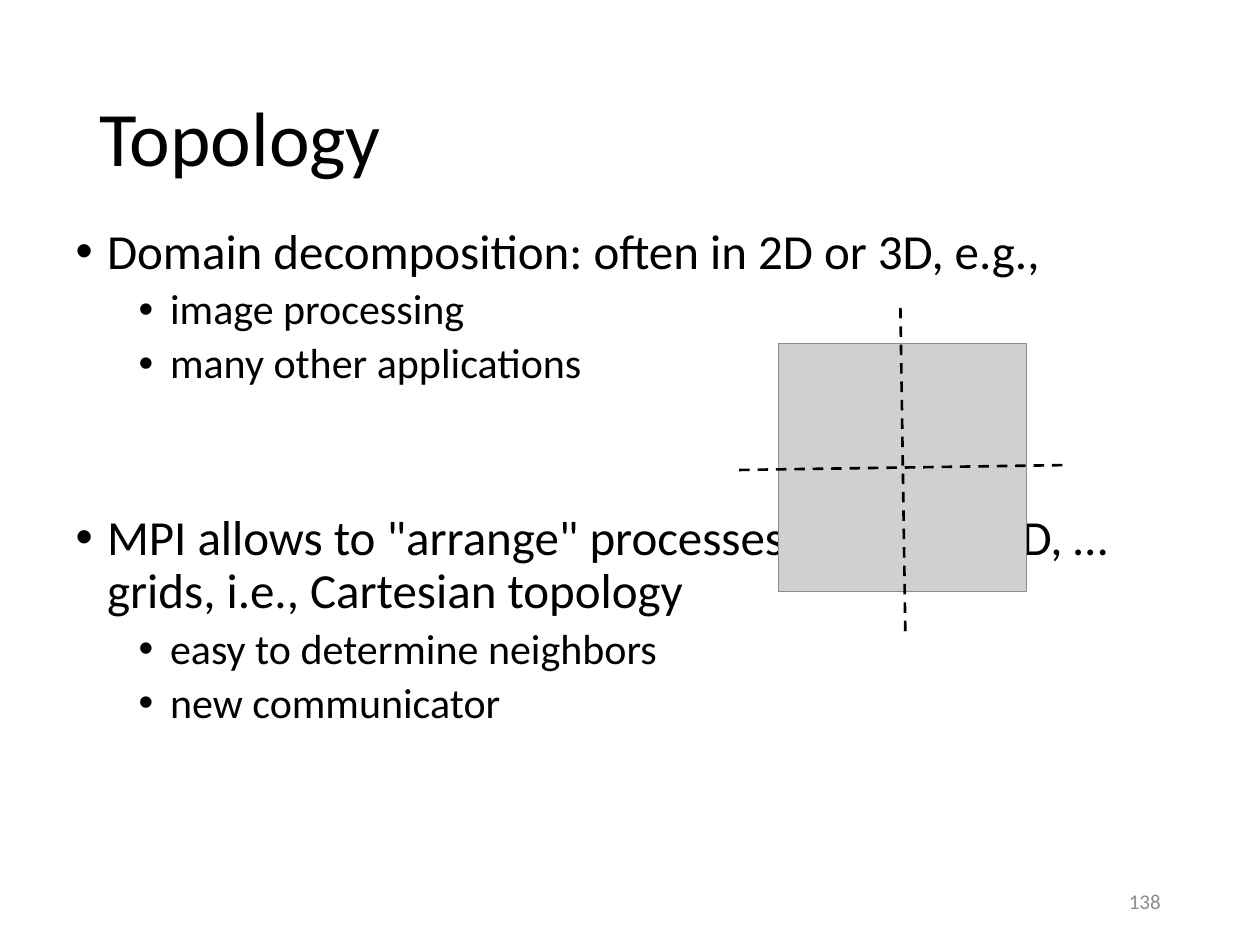
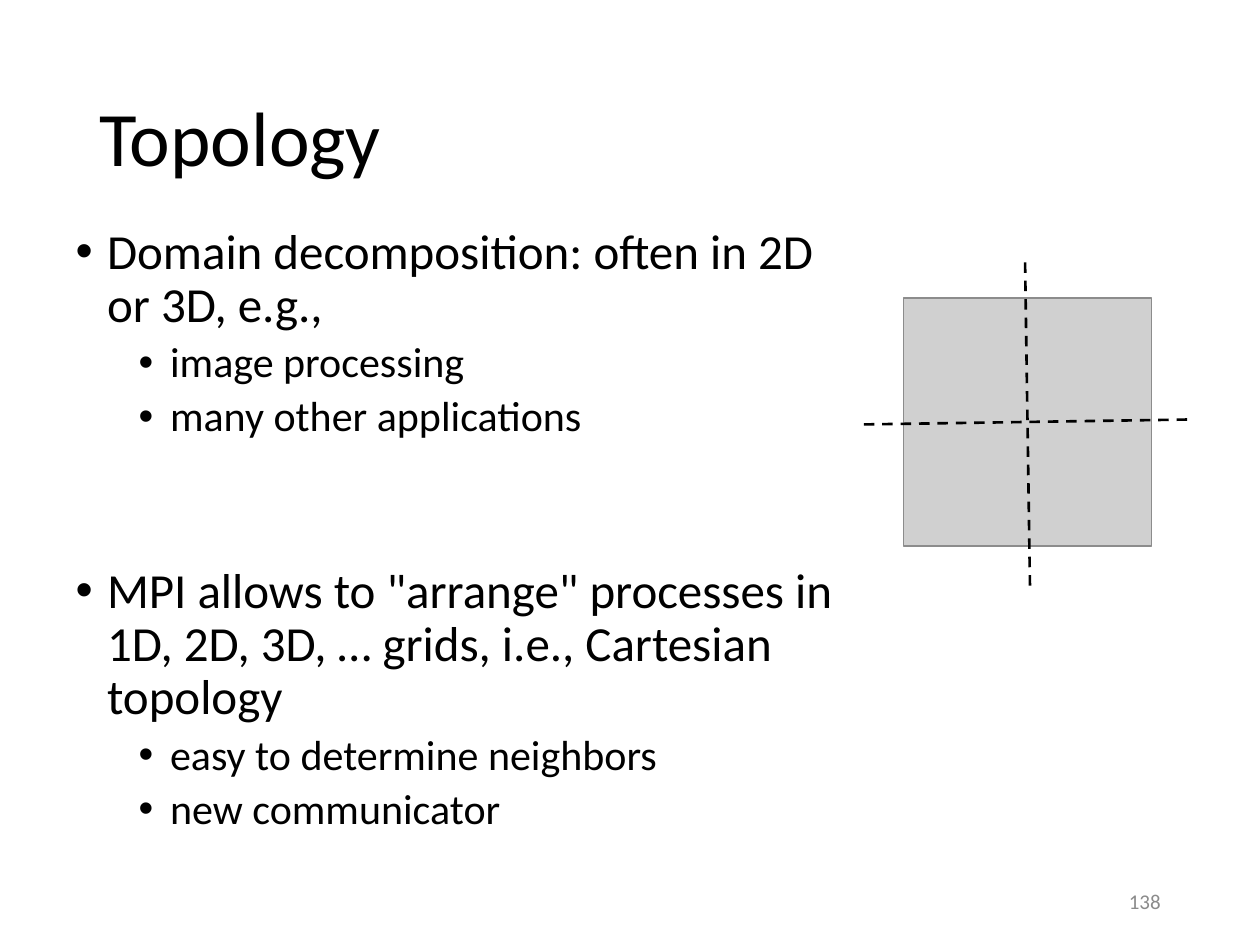
Before and after one commit to gjbex/training-material, a slide deck: slide 138 of Python/python_hpc.pptx. Drawn at 1260x945 pixels with LibreOffice and Linux fonts; fonts in the diff are those of the drawing; grey boxes stand for pictures. Boxes give left, top, right and bottom in pixels: in the first picture for what was removed or moved away, otherwise in the second. Text is boxed around its words. In the diff, an @@ line names an element or a change of style, - is before the commit and + after.

```diff
--- a/Python/python_hpc.pptx
+++ b/Python/python_hpc.pptx
@@ text "Domain decomposition: often in 2D ..." rewrapped from [107,235,1063,719] to [107,235,832,825] @@
@@ 2 lines, 1 picture: place and size @@
-2 lines, 1 picture at [740,304,1066,631]
+2 lines, 1 picture at [864,258,1191,586]
```
Also in this commit, not shown: 20 other slides changed.
